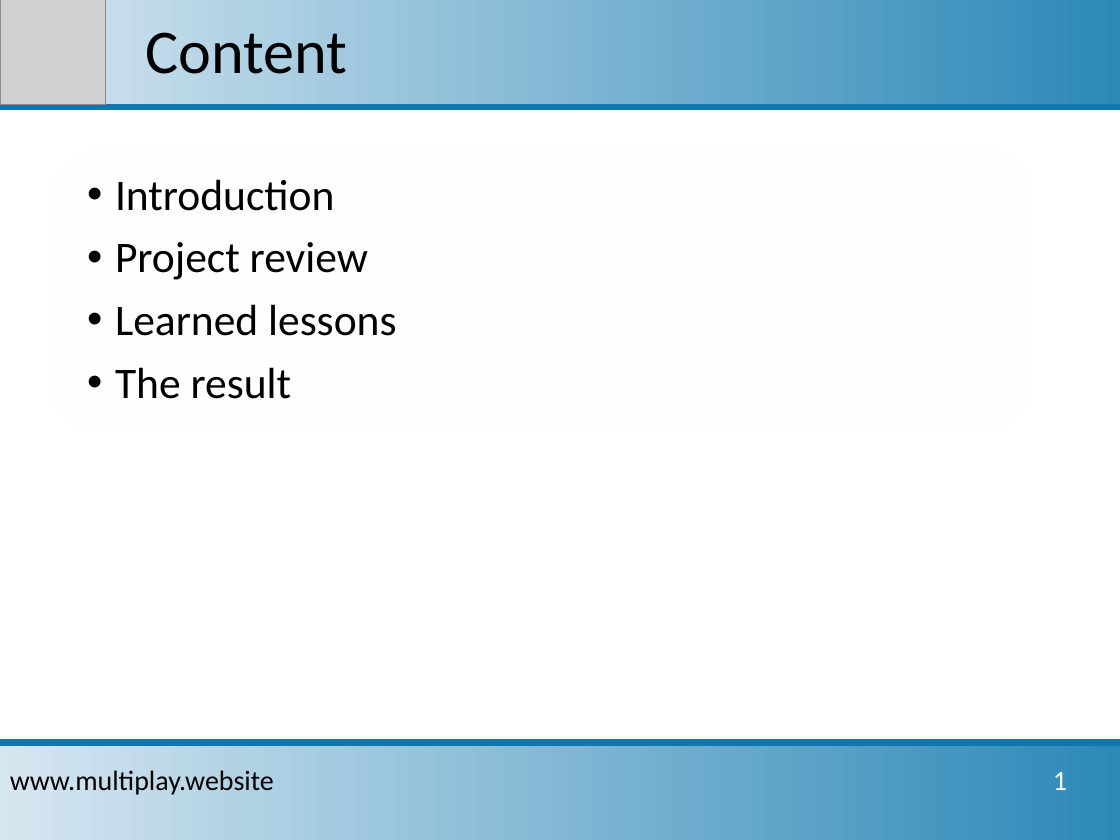
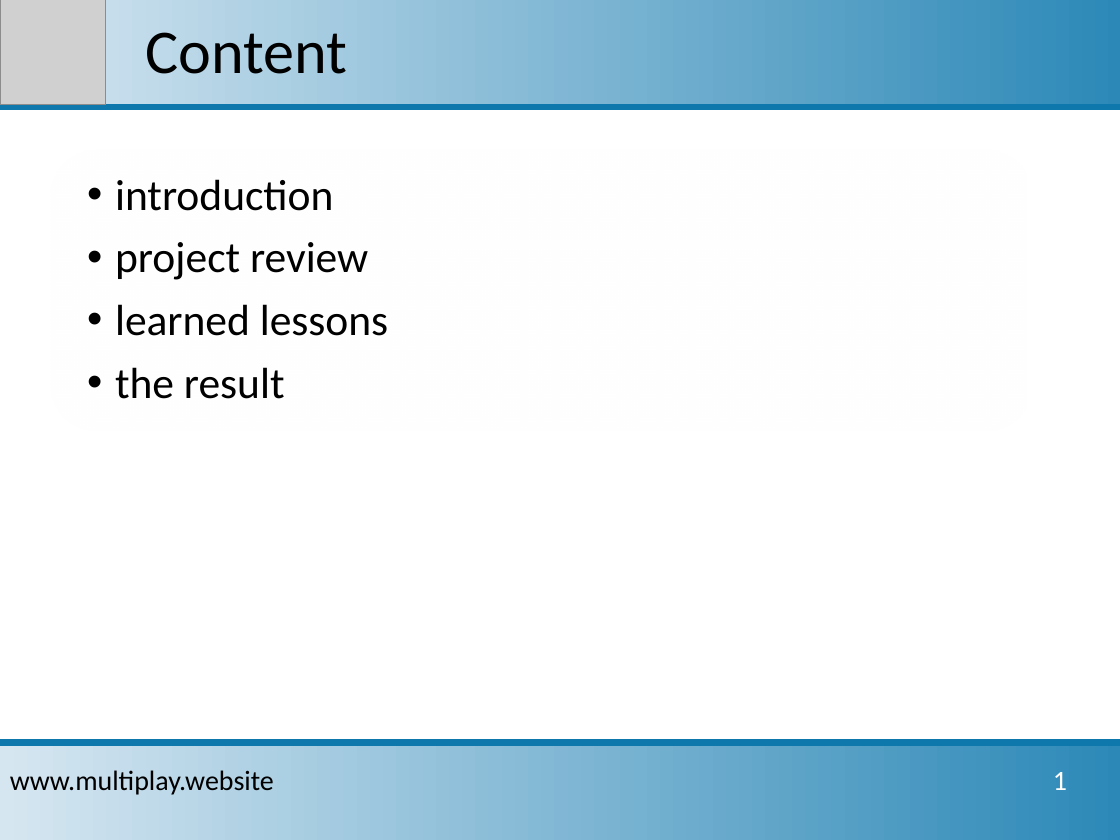
Before and after one commit to sbrinnich/MultiPlay, a slide deck: slide 2 of doc/Projektpraesentation_2017-01-23.pptx. Drawn at 1120x840 pixels with LibreOffice and Linux fonts; fonts in the diff are those of the drawing; grey boxes stand for pictures; background and template pictures are left out. Boxes give left, top, right and bottom in pixels: in the first picture for what was removed or moved away, otherwise in the second. Text is boxed around its words. In the diff, an @@ line names an element or a change of style, - is before the commit and + after.

```diff
--- a/doc/Projektpraesentation_2017-01-23.pptx
+++ b/doc/Projektpraesentation_2017-01-23.pptx
@@ text at (115,179,388,399): text changed @@
-• Introduction
-• Project review
-• Learned lessons
-• The result
+• introduction
+• project review
+• learned lessons
+• the result
```
Also in this commit, not shown: 4 other slides changed, 1 slide added.
